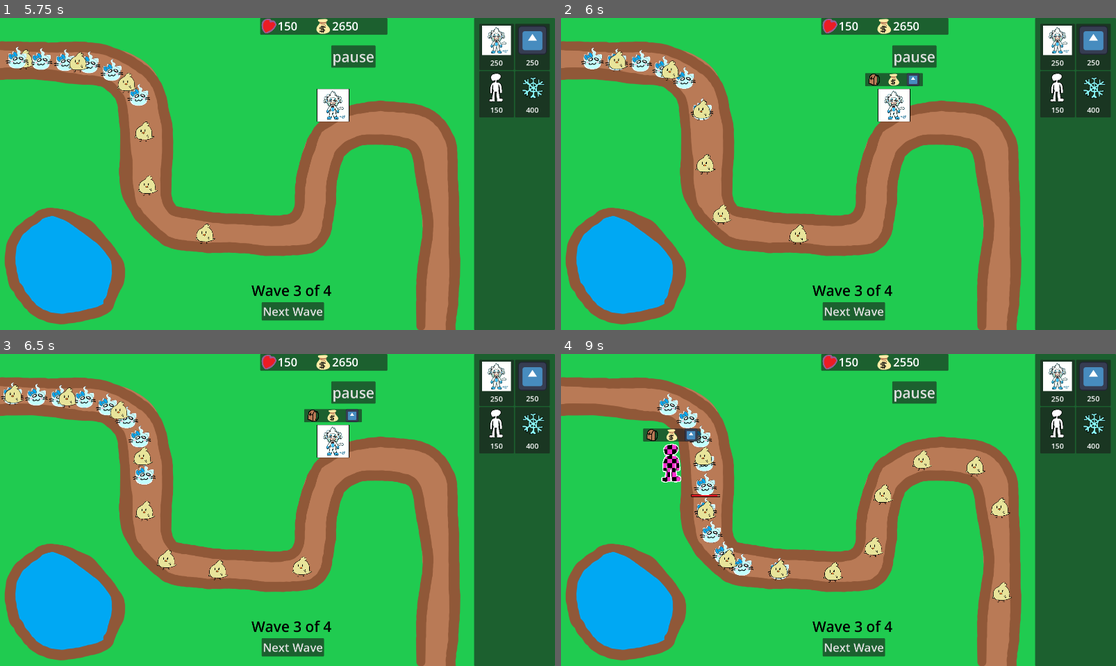
Above: before the commit, frames 1-4 (two rows, left to right).
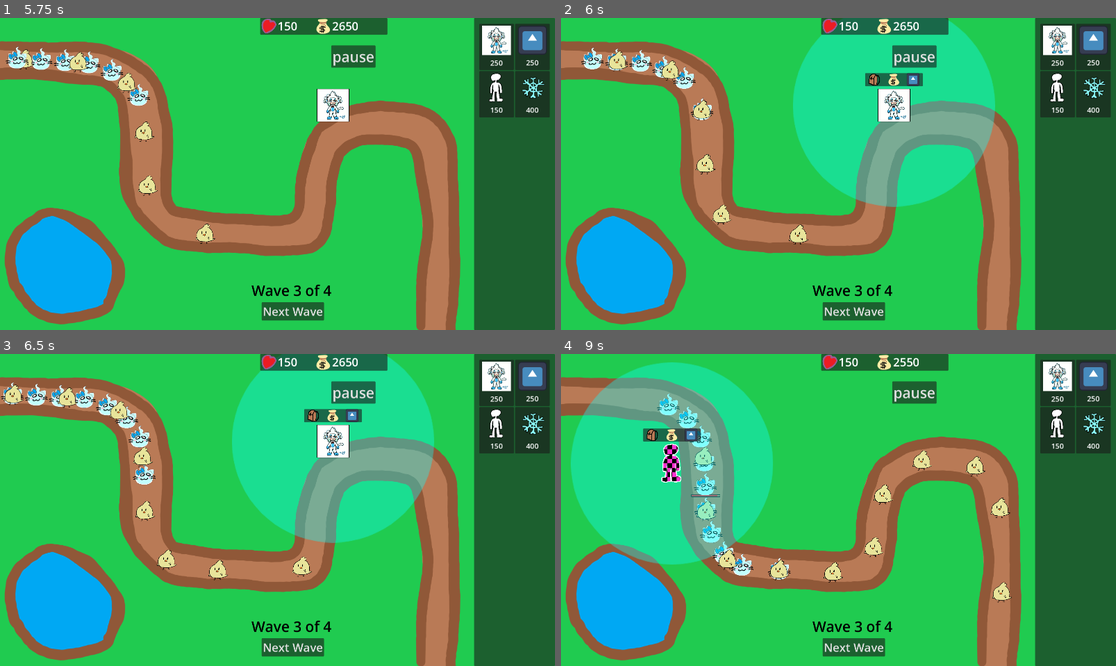
Above: after the commit, the same moments.

Repository: VitaminTree/Minki-Tower-Defense
Game: Godot game, scene res://UI/MainMenu.tscn
Two runs of this game, one before a commit and one after it. Both use one fixed random seed, a clock stepped at 60 frames per second and the inputs below. The engine's default icon, where the game draws it, is replaced by a stand-in: a white triangle on a blue panel in a dark square.
Inputs (mouse positions are in pixels of both pictures, inside the frame that each line leads up to):
- Up to frame 1 (5.75 s): click "Play" at 0.5 s; click "Next Wave" at 1.25 s; click "Next Wave" at 2 s; click "Next Wave" at 2.75 s; click "pause" at 3.5 s; click "Continue" at 4.25 s; drag from (493, 46) to (333, 105) at 5.02 s
- Up to frame 2 (6 s): drag from (894, 105) to (810, 236) at 5.77 s
- Up to frame 3 (6.5 s): no input
- Up to frame 4 (9 s): click (894, 416) at 6.5 s; move the mouse to (1093, 382) at 7.27 s; click (1093, 382) at 7.42 s; drag from (1054, 428) to (672, 463) at 8.02 s; drag from (672, 463) to (866, 510) at 8.77 s

Frame 1 is identical in both runs. In frame 2, 17% of the frame differs, in the area x 41-79%, y 0-61%; in frame 3, 17%; in frame 4, 18%, in the area x 1-39%, y 2-68%.

Commit message:
Added a button to fill the inventory with items for testing purposes
Two new buttons have been added to the tower inventory for item testing.
- Fills the inventory with twenty randomly selected items from a list of all currently existing items
- Removes all items from the inventory

Diff:
--- a/Items/Shades.tres
+++ b/Items/Shades.tres
@@ -1,10 +1,10 @@
-[gd_resource type="Resource" script_class="ItemData" load_steps=3 format=3 uid="uid://12rue67sdqr"]
+[gd_resource type="Resource" script_class="shades" load_steps=3 format=3 uid="uid://12rue67sdqr"]
 
-[ext_resource type="Script" path="res://Items/ItemData.gd" id="1_oo28j"]
+[ext_resource type="Script" path="res://Items/shades.gd" id="1_73yi1"]
 [ext_resource type="Texture2D" uid="uid://daqpuvgbr81d5" path="res://Assets/shades.png" id="2_i7lh8"]
 
 [resource]
-script = ExtResource("1_oo28j")
+script = ExtResource("1_73yi1")
 name = "Sunglasses"
 description = "Never let them know your next move. Damage up, range down."
 texture = ExtResource("2_i7lh8")
--- a/Items/donut.tres
+++ b/Items/donut.tres
@@ -1,10 +1,10 @@
-[gd_resource type="Resource" script_class="ItemData" load_steps=3 format=3 uid="uid://dwxqlv1mqhnk5"]
+[gd_resource type="Resource" script_class="donut" load_steps=3 format=3 uid="uid://dwxqlv1mqhnk5"]
 
-[ext_resource type="Script" path="res://Items/ItemData.gd" id="1_e1lmn"]
+[ext_resource type="Script" path="res://Items/donut.gd" id="1_dbsn7"]
 [ext_resource type="Texture2D" uid="uid://dshgc8wiethbt" path="res://Assets/donut.png" id="2_2k125"]
 
 [resource]
-script = ExtResource("1_e1lmn")
+script = ExtResource("1_dbsn7")
 name = "Pink Frosted Donut"
 description = "Very bad for your diet"
 texture = ExtResource("2_2k125")
--- /dev/null
+++ b/Items/fish.gd
@@ -0,0 +1,7 @@
+class_name fish extends ItemData
+
+func apply_upgrade(_tower: Tower) -> void:
+	print("EW")
+
+func buff_projectile(dart: Dart) -> void:
+	dart.penetration += 1
--- a/Items/fish.tres
+++ b/Items/fish.tres
@@ -1,11 +1,11 @@
-[gd_resource type="Resource" script_class="ItemData" load_steps=3 format=3 uid="uid://djcbhkiqt2b1c"]
+[gd_resource type="Resource" script_class="fish" load_steps=3 format=3 uid="uid://djcbhkiqt2b1c"]
 
-[ext_resource type="Script" path="res://Items/ItemData.gd" id="1_sudy4"]
+[ext_resource type="Script" path="res://Items/fish.gd" id="1_f28x1"]
 [ext_resource type="Texture2D" uid="uid://c6j88y2ek4etw" path="res://Assets/fish.png" id="2_obilp"]
 
 [resource]
-script = ExtResource("1_sudy4")
+script = ExtResource("1_f28x1")
 name = "Blue Fish"
-description = "Quite Stinky."
+description = "Quite Stinky. Attacks can hit 1 more enemy."
 texture = ExtResource("2_obilp")
 price = 500
--- /dev/null
+++ b/Items/shades.gd
@@ -0,0 +1,12 @@
+class_name shades extends ItemData
+
+func apply_upgrade(tower: Tower) -> void:
+	tower.rangeHitbox.scale *= 0.75
+	tower.rangeVisual.scale *= 0.75
+
+func remove_upgrade(tower: Tower) -> void:
+	tower.rangeHitbox.scale *= 1.33
+	tower.rangeVisual.scale *= 1.33
+
+func buff_projectile(dart: Dart) -> void:
+	dart.dartDamage *= 2
--- a/Scripts/BasicTower.gd
+++ b/Scripts/BasicTower.gd
@@ -1,12 +1,14 @@
 class_name Tower extends StaticBody2D
 
 @export var projectile: PackedScene
-@export var rangeHitbox: Area2D
-@export var projectileOrigin: Marker2D
-@export var timer: Timer
-@export var contextMenu: Panel
-@export var spriteOutline: Sprite2D
-@export var equipMenu: Panel
+
+@onready var rangeHitbox: Area2D = $BulletRange
+@onready var rangeVisual: Sprite2D = $BulletRangeVisual
+@onready var projectileOrigin: Marker2D = $BulletOrigin
+@onready var timer: Timer = $BulletCooldown
+@onready var contextMenu: Panel = $TowerMenu
+@onready var spriteOutline: Sprite2D = $OutlineShader
+@onready var equipMenu: Panel = $EquipMenu
 
 var objectsInRange = []
 var target
@@ -51,7 +53,6 @@
 
 		for item in upgrades:
 			item.buff_projectile(dart)
-		print("\n")
 
 
 func refresh_targets(area: Area2D) -> Node2D:
@@ -99,6 +100,7 @@
 # This function appears to trigger second
 func _on_input_event(_viewport, event, _shape_idx):
 	if event is InputEventMouseButton and event.pressed and event.button_index == MOUSE_BUTTON_LEFT:
+		rangeVisual.visible = true
 		contextMenu.visible = true
 		selected = true
 
@@ -110,6 +112,7 @@
 			if selected:
 				SignalMessenger.INVENTORY_TOGGLED.emit(self, false)
 				selected = false
+			rangeVisual.visible = false
 			equipMenu.visible = false
 			contextMenu.visible = false
 			draw_outline()
--- a/Towers/ExperimentalMinki.tscn
+++ b/Towers/ExperimentalMinki.tscn
@@ -30,17 +30,11 @@
 axis_stretch_vertical = 1
 modulate_color = Color(1, 0.188235, 0.823529, 1)
 
-[node name="Tower" type="StaticBody2D" node_paths=PackedStringArray("rangeHitbox", "projectileOrigin", "timer", "contextMenu", "spriteOutline", "equipMenu")]
+[node name="Tower" type="StaticBody2D"]
 collision_layer = 3
 input_pickable = true
 script = ExtResource("1_25dh4")
 projectile = ExtResource("2_lm4r5")
-rangeHitbox = NodePath("BulletRange")
-projectileOrigin = NodePath("BulletOrigin")
-timer = NodePath("BulletCooldown")
-contextMenu = NodePath("TowerMenu")
-spriteOutline = NodePath("OutlineShader")
-equipMenu = NodePath("EquipMenu")
 
 [node name="TowerShape" type="CollisionShape2D" parent="."]
 shape = SubResource("RectangleShape2D_v47a8")
--- a/UI/Inventory/BackpackData.gd
+++ b/UI/Inventory/BackpackData.gd
@@ -1,7 +1,6 @@
 class_name BackpackData extends Resource
 
 @export var slot_datas: Array[SlotData]
-
 
 func slot_clicked(index: int) -> void:
 	SignalMessenger.INVENTORY_PROCESSED.emit(self, index)
--- a/UI/Inventory/BackpackPanel.gd
+++ b/UI/Inventory/BackpackPanel.gd
@@ -1,6 +1,8 @@
 extends PanelContainer
 
 const Slot = preload("res://UI/Inventory/slot.tscn")
+var ITEM_REFERENCES = preload("res://UI/Inventory/OneOfEverything.tres")
+var inv_data = preload("res://UI/Inventory/TestInventory.tres")
 
 @onready var item_grid = $MarginContainer/ItemGrid
 
@@ -15,7 +17,6 @@
 	SignalMessenger.connect("INVENTORY_TOGGLED", show_backpack)
 	SignalMessenger.connect("INVENTORY_PROCESSED", on_inventory_interact) # likely to need to move to anotehr location, but that's the beauty of using signals
 	SignalMessenger.connect("INVENTORY_UPDATED", fill_item_grid)
-	var inv_data = preload("res://UI/Inventory/TestInventory.tres")
 	fill_item_grid(inv_data)
 
 
@@ -23,7 +24,6 @@
 	# Clear the inventory before loading data
 	for child in item_grid.get_children():
 		child.queue_free()
-
 
 	for slot_data in backpack_data.slot_datas:
 		var slot = Slot.instantiate()
@@ -34,6 +34,21 @@
 
 		if slot_data:
 			slot.set_slot_data(slot_data)
+
+
+# Debug function for testing upgrades while a method for aquiring items is unimplemented
+func fill_inventory(backpack_data: BackpackData) -> void:
+	for i in 20:
+		var random_index: int = randi() % ITEM_REFERENCES.slot_datas.size()
+		if i < backpack_data.slot_datas.size():
+			backpack_data.slot_datas[i] = ITEM_REFERENCES.slot_datas[random_index]
+		else:
+			backpack_data.slot_datas.append(ITEM_REFERENCES.slot_datas[random_index])
+
+
+# Debug function for testing upgrades while a method for aquiring items is unimplemented
+func empty_inventory(backpack_data: BackpackData) -> void:
+	backpack_data.slot_datas = []
 
 
 func show_backpack(tower: Tower, make_visible: bool) -> void:
@@ -52,3 +67,13 @@
 			SignalMessenger.TOWER_UPGRADED.emit()
 	else:
 		print("UPGRADE LIMIT REACHED FOR THIS TOWER")
+
+
+func _on_add_items_pressed():
+	fill_inventory(inv_data)
+	fill_item_grid(inv_data)
+
+
+func _on_remove_items_pressed():
+	empty_inventory(inv_data)
+	fill_item_grid(inv_data)
--- /dev/null
+++ b/UI/Inventory/OneOfEverything.tres
@@ -0,0 +1,28 @@
+[gd_resource type="Resource" script_class="BackpackData" load_steps=11 format=3 uid="uid://c5hfq7lw87er8"]
+
+[ext_resource type="Script" path="res://UI/Inventory/BackpackData.gd" id="1_cwkmf"]
+[ext_resource type="Resource" uid="uid://brhrsx7wkrp1h" path="res://Items/apple.tres" id="2_22iwh"]
+[ext_resource type="Script" path="res://UI/Inventory/SlotData.gd" id="3_sjqvb"]
+[ext_resource type="Resource" uid="uid://dwxqlv1mqhnk5" path="res://Items/donut.tres" id="4_bvwsp"]
+[ext_resource type="Resource" uid="uid://djcbhkiqt2b1c" path="res://Items/fish.tres" id="5_qnn01"]
+[ext_resource type="Resource" uid="uid://12rue67sdqr" path="res://Items/Shades.tres" id="6_1tidm"]
+
+[sub_resource type="Resource" id="Resource_58qpc"]
+script = ExtResource("3_sjqvb")
+item_data = ExtResource("2_22iwh")
+
+[sub_resource type="Resource" id="Resource_eiamr"]
+script = ExtResource("3_sjqvb")
+item_data = ExtResource("4_bvwsp")
+
+[sub_resource type="Resource" id="Resource_v322o"]
+script = ExtResource("3_sjqvb")
+item_data = ExtResource("5_qnn01")
+
+[sub_resource type="Resource" id="Resource_qwlnp"]
+script = ExtResource("3_sjqvb")
+item_data = ExtResource("6_1tidm")
+
+[resource]
+script = ExtResource("1_cwkmf")
+slot_datas = Array[ExtResource("3_sjqvb")]([SubResource("Resource_58qpc"), SubResource("Resource_eiamr"), SubResource("Resource_v322o"), SubResource("Resource_qwlnp")])
--- a/UI/inventory_panel.tscn
+++ b/UI/inventory_panel.tscn
@@ -5,7 +5,7 @@
 
 [node name="InventoryPanel" type="PanelContainer"]
 offset_left = 22.0
-offset_top = 903.0
+offset_top = 875.0
 offset_right = 714.0
 offset_bottom = 1060.0
 script = ExtResource("1_x7qhe")
@@ -68,3 +68,26 @@
 
 [node name="Slot16" parent="MarginContainer/ItemGrid" instance=ExtResource("2_yfai1")]
 layout_mode = 2
+
+[node name="HBoxContainer" type="HBoxContainer" parent="."]
+layout_mode = 2
+mouse_filter = 2
+theme_override_constants/separation = 70
+alignment = 1
+
+[node name="AddItems" type="Button" parent="HBoxContainer"]
+layout_mode = 2
+size_flags_horizontal = 3
+size_flags_vertical = 8
+mouse_filter = 1
+text = "Fill the Inventory"
+
+[node name="RemoveItems" type="Button" parent="HBoxContainer"]
+layout_mode = 2
+size_flags_horizontal = 3
+size_flags_vertical = 8
+mouse_filter = 1
+text = "Delete the Inventory"
+
+[connection signal="pressed" from="HBoxContainer/AddItems" to="." method="_on_add_items_pressed"]
+[connection signal="pressed" from="HBoxContainer/RemoveItems" to="." method="_on_remove_items_pressed"]
